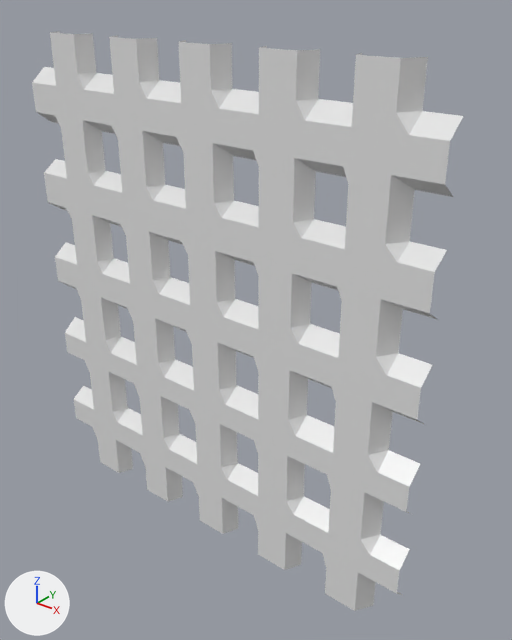
A saved change to the Blender file Assets/3D Models/Grille.blend.
Both versions are drawn from a camera (50 mm lens) standing at (10.53, -12.25, 7.51) and looking at (0.65, 0.09, -0.15). Arrows for +X, +Y and +Z are at lower left; the lights stay in place.
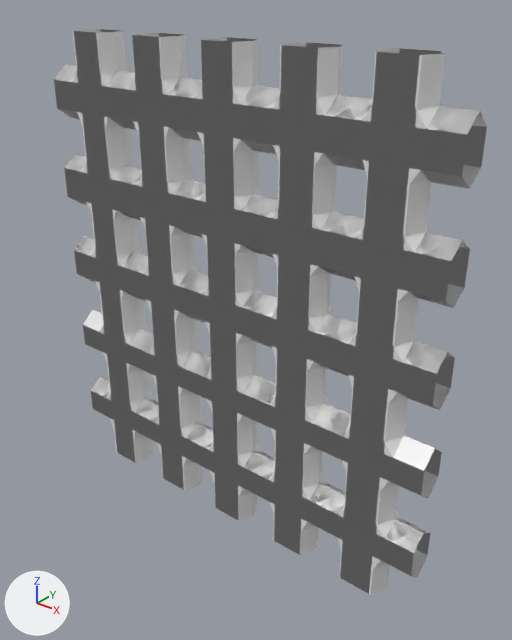
Where the change shows, as pixel boxes (x1, y1, x2, y2) in the pictures (512 x 640 px):
```json
{"object": "Cube", "change": "mesh moved, modifiers changed", "before": [32, 31, 463, 611], "after": [54, 29, 487, 595]}
```

The change, as JSON lines over the scene's bpy script:
```json
{"block": "me_cube", "where": "me_cube.from_pydata(...)  # 1025 vertices, 880 faces; spans x -1.0..1.0, y -1.64..-1.0, z -1.0..1.0"}
{"block": "me_cube", "where": "# used by ob_cube; location = (0.0, 0.0, 0.0); scale = (5.67, 0.669, 6.29)"}
{"block": "me_cube", "change": "me_cube part 1: the whole mesh is moved by (0.0, 1.0, 0.0)"}
{"op": "add", "block": "ob_cube", "code": "_m = ob_cube.modifiers.new('Mirror', 'MIRROR')"}
{"op": "add", "block": "ob_cube", "code": "_m.use_axis = (True, True, False)"}
```
